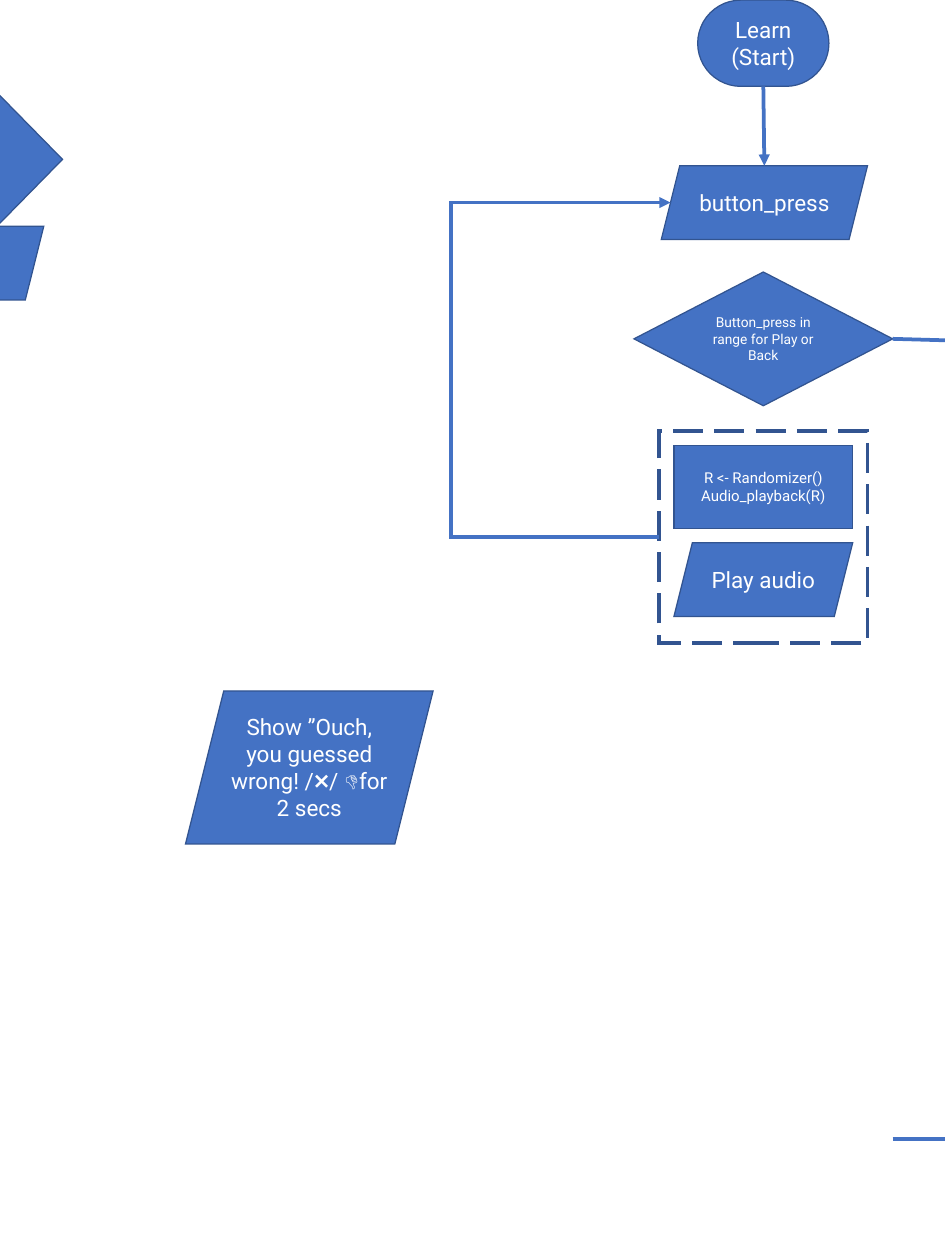
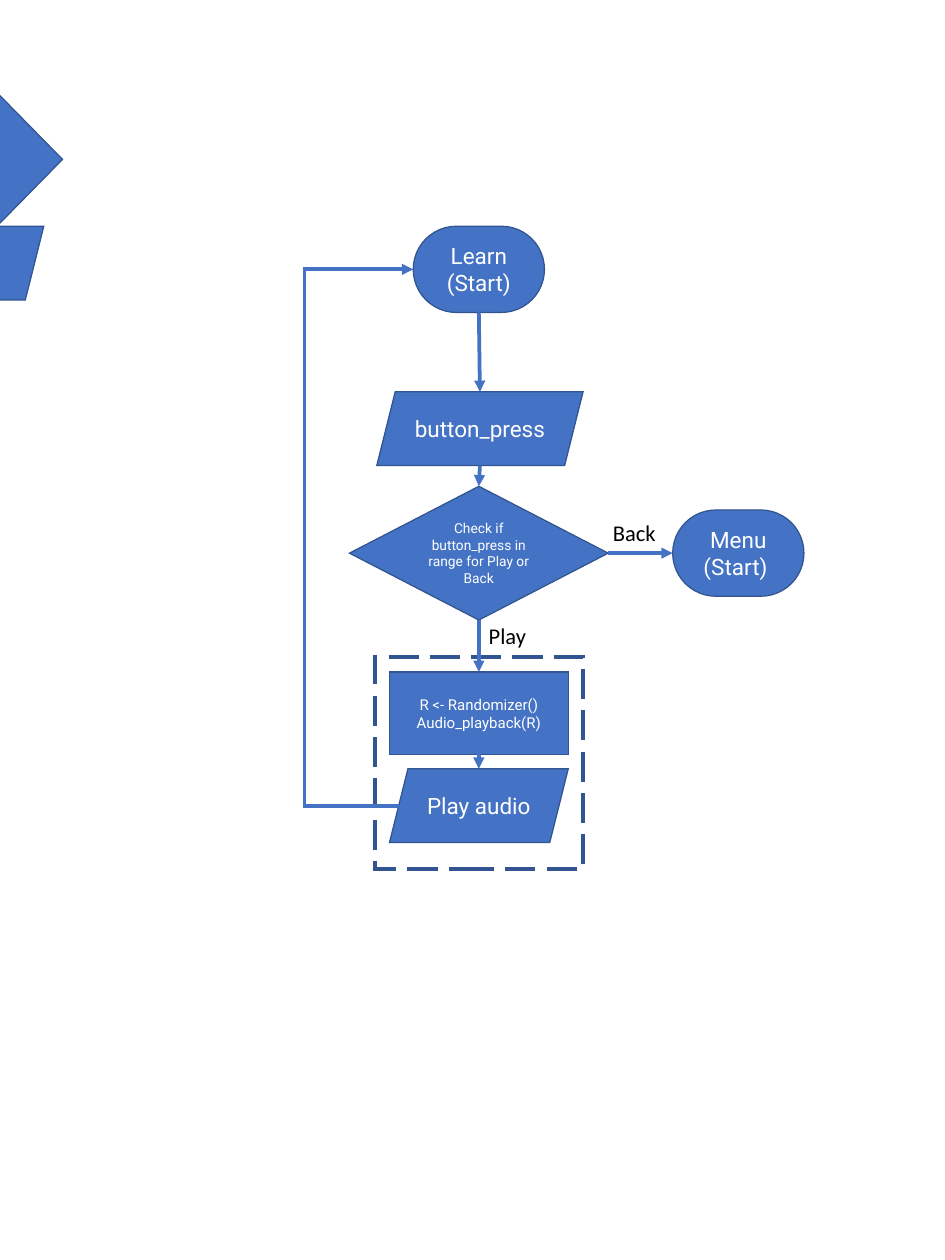
Before and after one commit to ZainAU/DLD-Project, a slide deck: slide 3 of User flow.pptx. Drawn at 945x1260 pixels with LibreOffice and Linux fonts; fonts in the diff are those of the drawing; background and template pictures are left out. Boxes give left, top, right and bottom in pixels: in the first picture for what was removed or moved away, otherwise in the second. Text is boxed around its words. In the diff, an @@ line names an element or a change of style, - is before the commit and + after.

```diff
--- a/User flow.pptx
+++ b/User flow.pptx
@@ elbow arrow moved from (659, 537) - (670, 202) to (399, 805) - (413, 269) @@
@@ 2 parallelograms, 2 rectangles, 1 rounded rectangle, 1 arrow: place and size @@
-2 parallelograms, 2 rectangles, 1 rounded rectangle, 1 arrow at (659,0,868,644)
+2 parallelograms, 2 rectangles, 1 rounded rectangle, 1 arrow at (374,226,583,869)
@@ arrow added from (480, 465) to (479, 486), #4472C4 3 pt @@
@@ diamond "Check if button_press in range ...": place and size @@
-diamond "Check if button_press in range ..." at (634,272,893,406)
+diamond "Check if button_press in range ..." at (349,486,608,620)
@@ text in diamond at (428,522,528,583): text changed @@
-Button_press in range for Play or Back
+Check if button_press in range for Play or Back
@@ text added at (613,525,656,541), 18 pt, text #000000 @@
+Back
@@ rounded rectangle added at (672,510,804,597), fill #4472C4, outline #325491 1 pt, 18 pt, text #FFFFFF @@
+Menu
+(Start)
@@ arrow moved from (893, 339) - (945, 343) to (608, 554) - (672, 554) @@
@@ arrow added from (479, 620) to (479, 672), #4472C4 3 pt @@
@@ text added at (489,628,526,648), 18 pt, text #000000 @@
+Play
@@ parallelogram removed at (185,691,433,844) @@
-Show ”Ouch, you guessed wrong! /❌/ 👎for 2 secs
@@ arrow added from (479, 754) to (479, 769), #4472C4 3 pt @@
@@ arrow removed from (893, 1138) to (945, 1138) @@
```
Also in this commit, not shown: 2 other slides changed, 3 slides added, 2 other files.
